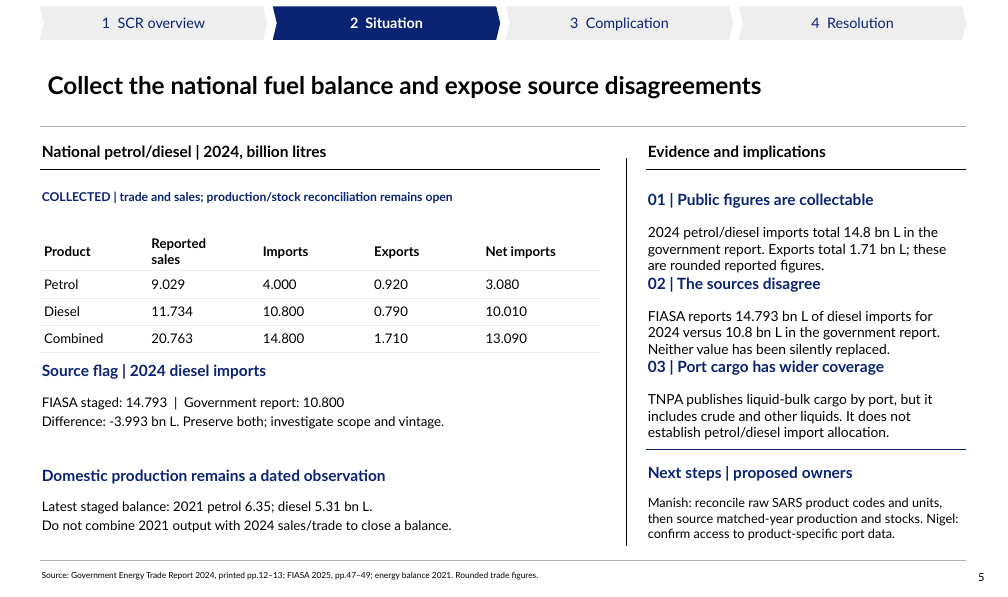
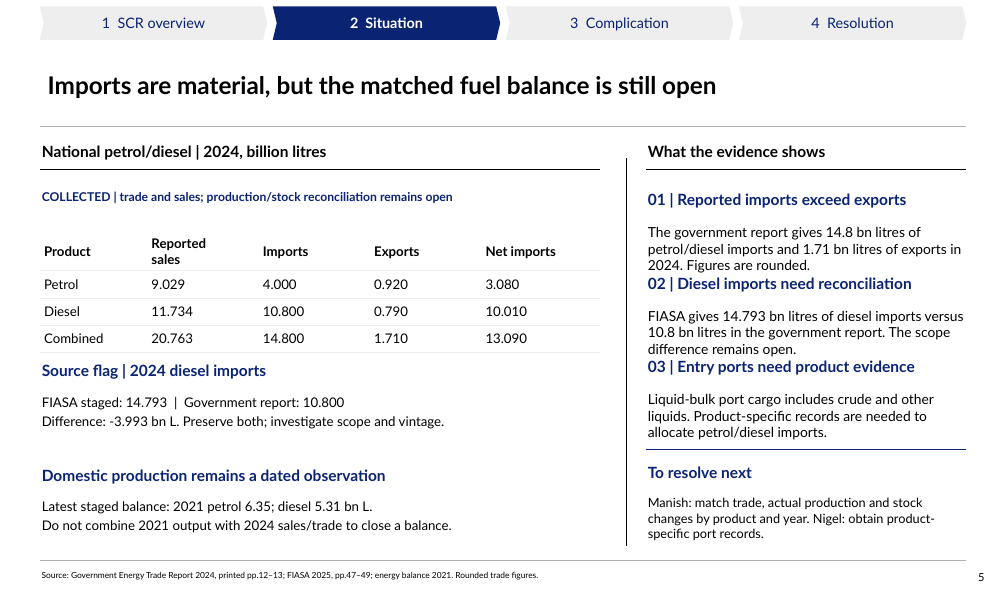
Before and after one commit to Africa-International-Advisors/liquid_fuels_model, a slide deck: slide 5 of pptx/output/delivered/Vopak_Week1_Analytical_Pack_2026_10_06.pptx. Drawn at 1008x597 pixels with LibreOffice and Linux fonts; fonts in the diff are those of the drawing; background and template pictures are left out. Boxes give left, top, right and bottom in pixels: in the first picture for what was removed or moved away, otherwise in the second. Text is boxed around its words. In the diff, an @@ line names an element or a change of style, - is before the commit and + after.

```diff
--- a/pptx/output/delivered/Vopak_Week1_Analytical_Pack_2026_10_06.pptx
+++ b/pptx/output/delivered/Vopak_Week1_Analytical_Pack_2026_10_06.pptx
@@ title at <box>48,76,716,98</box>: text changed @@
-Collect the national fuel balance and expose source disagreements
+Imports are material, but the matched fuel balance is still open
@@ text at <box>648,145,825,157</box>: text changed @@
-Evidence and implications
+What the evidence shows
@@ text at <box>648,193,906,208</box>: text changed @@
-01 | Public figures are collectable
+01 | Reported imports exceed exports
@@ text at <box>648,226,961,273</box>: text changed @@
-2024 petrol/diesel imports total 14.8 bn L in the government report. Exports total 1.71 bn L; these are rounded reported figures.
+The government report gives 14.8 bn litres of petrol/diesel imports and 1.71 bn litres of exports in 2024. Figures are rounded.
@@ text at <box>648,277,911,292</box>: text changed @@
-02 | The sources disagree
+02 | Diesel imports need reconciliation
@@ text at <box>648,311,964,357</box>: text changed @@
-FIASA reports 14.793 bn L of diesel imports for 2024 versus 10.8 bn L in the government report. Neither value has been silently replaced.
+FIASA gives 14.793 bn litres of diesel imports versus 10.8 bn litres in the government report. The scope difference remains open.
@@ text at <box>648,360,915,375</box>: text changed @@
-03 | Port cargo has wider coverage
+03 | Entry ports need product evidence
@@ text at <box>648,393,934,440</box>: text changed @@
-TNPA publishes liquid-bulk cargo by port, but it includes crude and other liquids. It does not establish petrol/diesel import allocation.
+Liquid-bulk port cargo includes crude and other liquids. Product-specific records are needed to allocate petrol/diesel imports.
@@ text at <box>648,466,752,478</box>: text changed @@
-Next steps | proposed owners
+To resolve next
@@ text at <box>648,497,935,540</box>: text changed @@
-Manish: reconcile raw SARS product codes and units, then source matched-year production and stocks. Nigel: confirm access to product-specific port data.
+Manish: match trade, actual production and stock changes by product and year. Nigel: obtain product-specific port records.
```
Also in this commit, not shown: 13 other slides changed, 6 other files.
